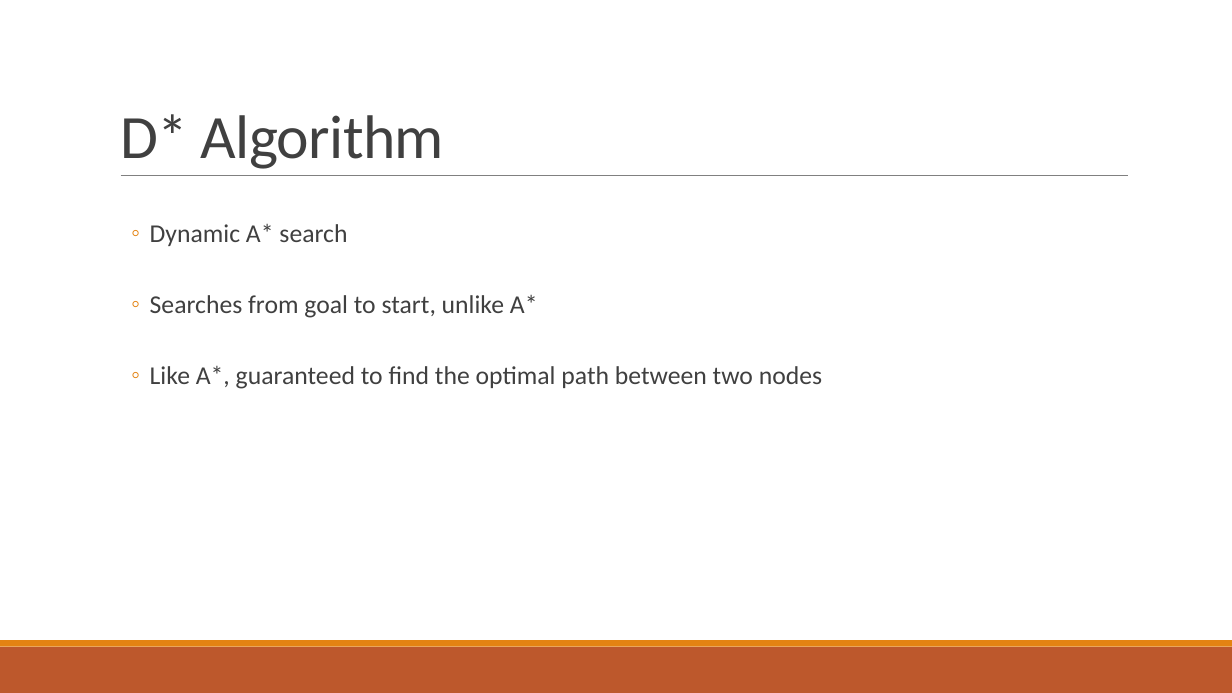
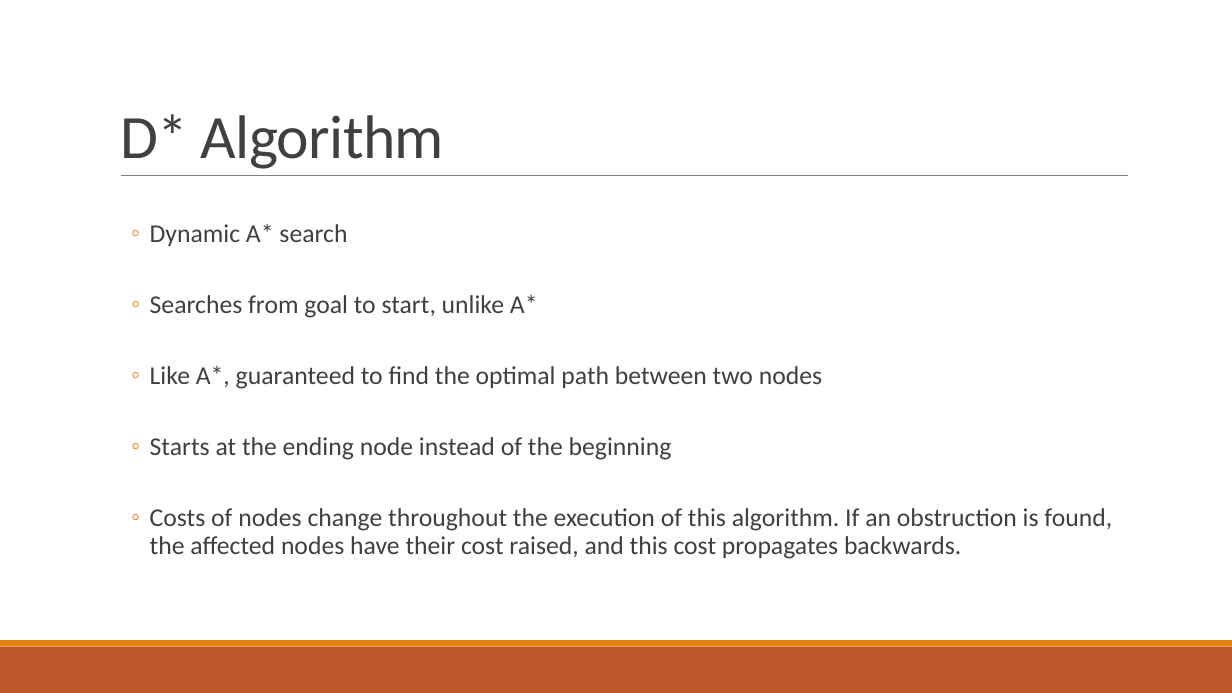
Before and after one commit to Doomerdinger/Motion-Planning, a slide deck: slide 4 of Presentation Material/Presentation.pptx. Drawn at 1232x693 pixels with LibreOffice and Linux fonts; fonts in the diff are those of the drawing. Boxes give left, top, right and bottom in pixels: in the first picture for what was removed or moved away, otherwise in the second. Text is boxed around its words. In the diff, an @@ line names an element or a change of style, - is before the commit and + after.

Commit message:
Presentation changes.

```diff
--- a/Presentation Material/Presentation.pptx
+++ b/Presentation Material/Presentation.pptx
@@ text at [150,437,1112,559]: paragraphs added @@
+  ◦ Starts at the ending node instead of the beginning
+  ◦ Costs of nodes change throughout the execution of this algorithm. If an obstruction is found, the affected nodes have their cost raised, and this cost propagates backwards.
```
Also in this commit, not shown: 1 other slide changed.
